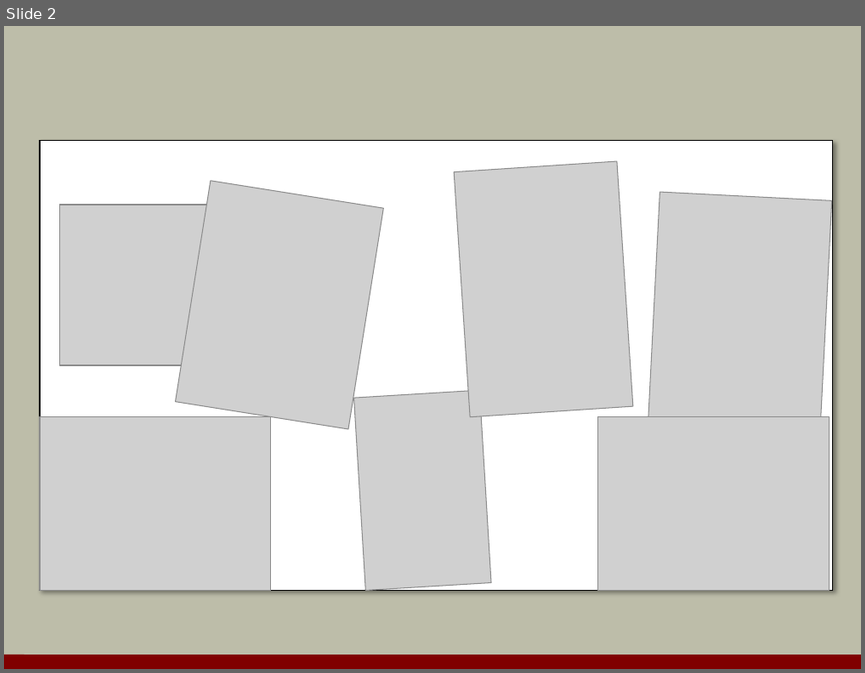
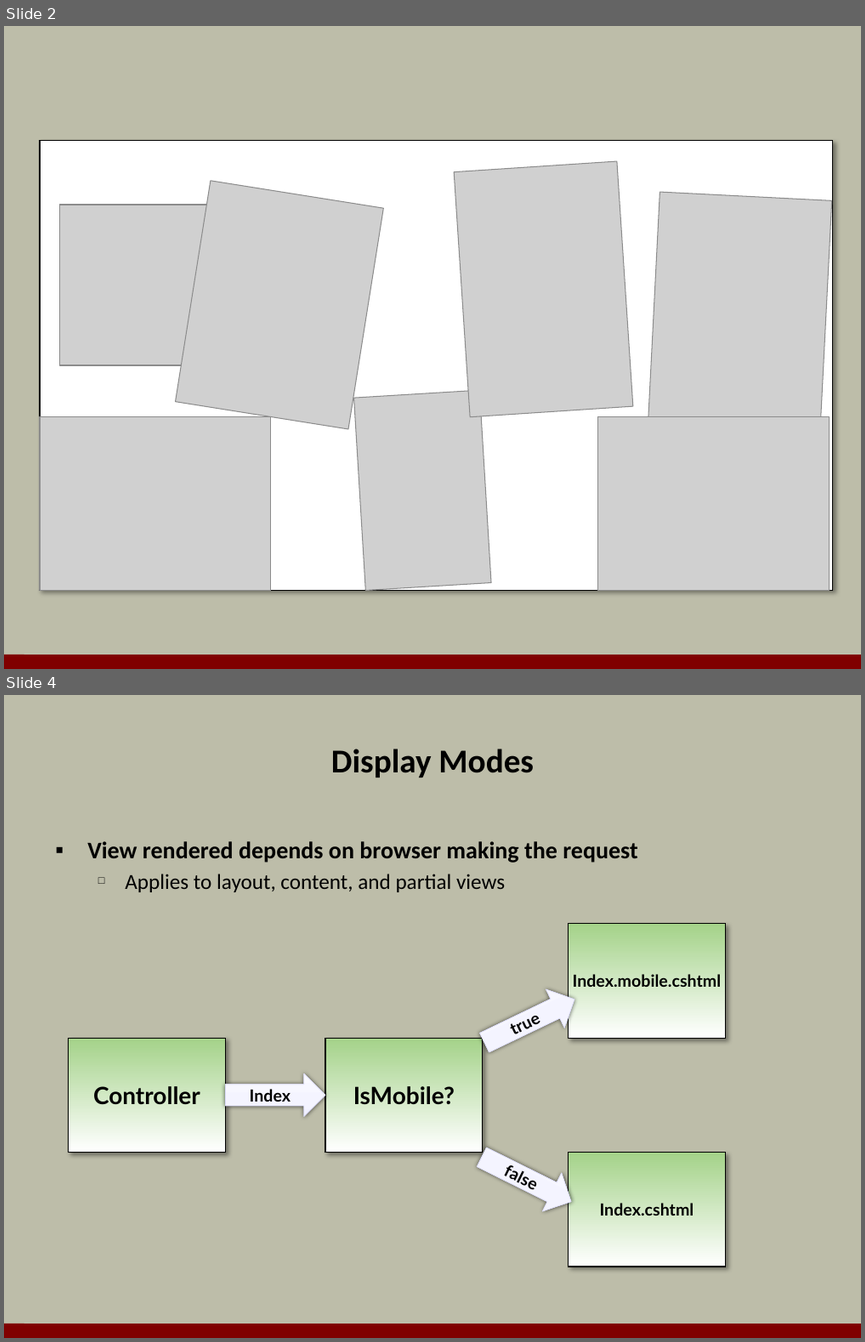
Before and after one commit to OdeToCode/classes, a slide deck: mvc/slides/a3_Mobile.pptx. Shown one above the other, each under a label of ours: slide 2 before the commit, slides 2 and 4 after it; the slides between them are not shown. The pictures are 865x673 and 865x1342 pixels, drawn with LibreOffice and Linux fonts; fonts in the diff are those of the drawing; grey boxes stand for pictures; background and template pictures are left out. Boxes give left, top, right and bottom in pixels: in the first picture for what was removed or moved away, otherwise in the second. Text is boxed around its words. In the diff, an @@ line names an element or a change of style, - is before the commit and + after.

Commit message:
updated for mobile deck

```diff
--- a/mvc/slides/a3_Mobile.pptx
+++ b/mvc/slides/a3_Mobile.pptx
@@ slide 4 added at [4,695,861,1338], background #BDBDA9; not listed: 1 template element that a slide beside it also shows @@
@@ title added at [331,749,534,777], 28 pt, text #000000, bold @@
+Display Modes
@@ text added at [87,841,638,892], 20 pt, text #000000, bold @@
+▪ View rendered depends on browser making the request
+  □ Applies to layout, content, and partial views
@@ rectangle added at [568,924,725,1038], fill gradient #A4D289 to #FFFFFF, outline #000000 0.75 pt, 14 pt, text #000000, bold @@
+Index.mobile.cshtml
@@ right arrow added at [475,980,584,1061], fill gradient #F1F1FF to #F5F5FF to #FBFBFF, outline #DCDCFA 0.5 pt, 14 pt, text #000000, bold @@
+true
@@ rectangle added at [69,1038,225,1151], fill gradient #A4D289 to #FFFFFF, outline #000000 0.75 pt, 20 pt, text #000000, bold @@
+Controller
@@ rectangle added at [325,1038,482,1151], fill gradient #A4D289 to #FFFFFF, outline #000000 0.75 pt, 20 pt, text #000000, bold @@
+IsMobile?
@@ right arrow added at [225,1074,325,1117], fill gradient #F1F1FF to #F5F5FF to #FBFBFF, outline #DCDCFA 0.5 pt, 14 pt, text #000000, bold @@
+Index
@@ right arrow added at [472,1138,580,1220], fill gradient #F1F1FF to #F5F5FF to #FBFBFF, outline #DCDCFA 0.5 pt, 14 pt, text #000000, bold @@
+false
@@ rectangle added at [568,1151,725,1265], fill gradient #A4D289 to #FFFFFF, outline #000000 0.75 pt, 14 pt, text #000000, bold @@
+Index.cshtml
```
Also in this commit, not shown: 1 slide changed, 3 other slides added, 1 slide removed.
